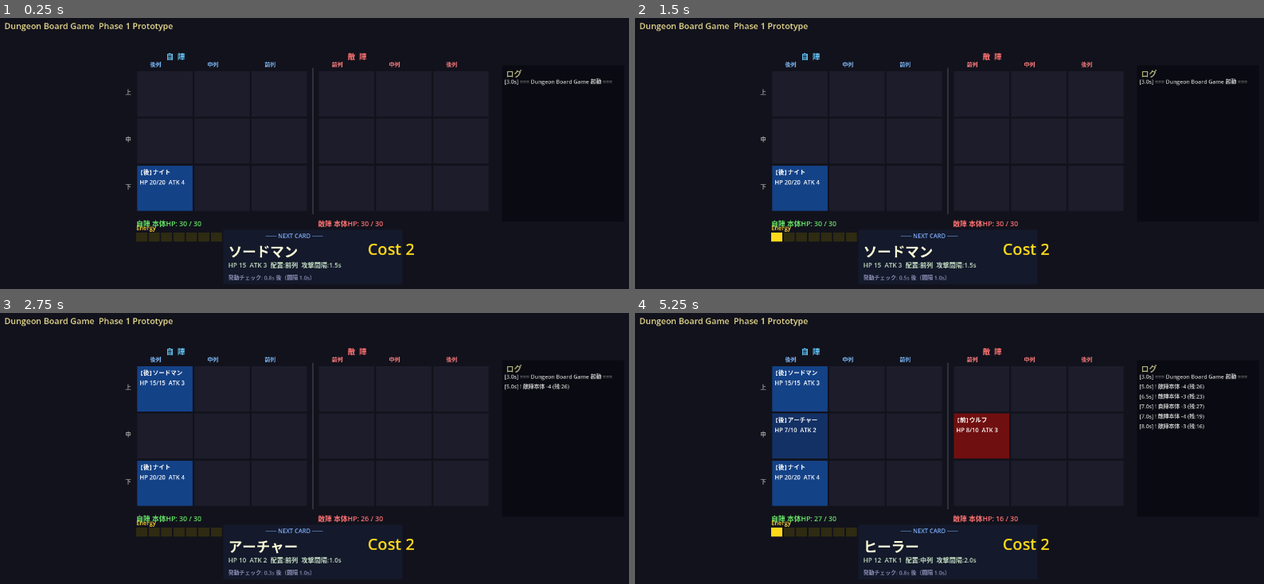
Above: before the commit, frames 1-4 (two rows, left to right).
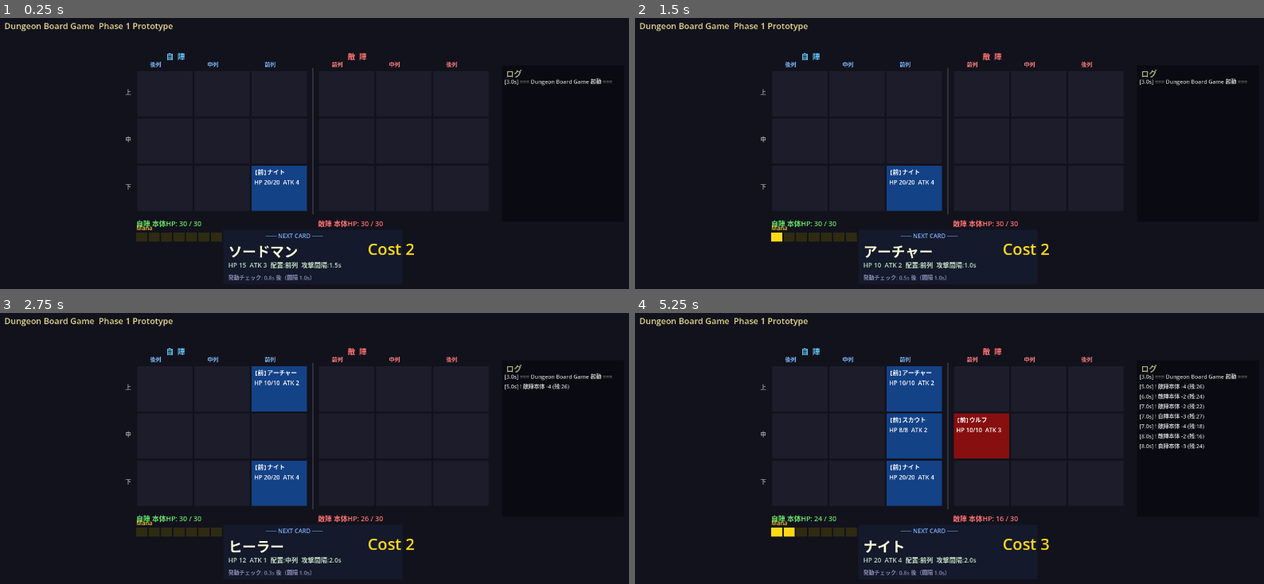
Above: after the commit, the same moments.

Repository: kazumak334-create/dungeon-board-game
Game: Godot game, scene res://scenes/Main.tscn
Two runs of this game, one before a commit and one after it. Both use one fixed random seed, a clock stepped at 60 frames per second and the inputs below.
Inputs:
- Up to frame 1 (0.25 s): no input
- Up to frame 2 (1.5 s): tap Enter at 0.5 s
- Up to frame 3 (2.75 s): tap Space at 2 s
- Up to frame 4 (5.25 s): tap Enter at 2.75 s; tap Space at 3.5 s

The runs differ from the first frame. In frame 1, 3.0% of the frame differs, in the area x 21-49%, y 54-79%; in frame 2, 3.2%; in frame 3, 6.1%; in frame 4, 9.6%, in the area x 21-91%, y 19-93%.

Commit message:
fix: energy→mana統一、マナ不足処理変更、自陣列インデックス逆転修正
- energy変数・UI表示・シグナルをすべてmanaに統一
- マナ不足時はマナ消費せずカードを捨て札送り（従来はマナ消費していた）
- 自陣front_col=2/敵陣front_col=0で戦闘処理を修正（視覚表示と一致）
- place_unitで自陣のassigned_colを2-colに変換して配置
- _on_unit_diedのログ表示col変換を追加
- CHANGELOG.md・CLAUDE.md追加

Co-Authored-By: Claude Sonnet 4.6 <noreply@anthropic.com>

Diff:
--- a/scripts/BoardManager.gd
+++ b/scripts/BoardManager.gd
@@ -24,6 +24,8 @@
 
 func place_unit(side: int, unit_data: Object) -> bool:
 	var col: int = unit_data.assigned_col
+	if side == 0:
+		col = 2 - col  # 自陣は前列=col2なのでインデックスを反転
 	var rows: Array = [0, 1, 2]
 	rows.shuffle()
 	for row in rows:
@@ -47,21 +49,24 @@
 func process_combat(delta: float, base_hp: Array) -> void:
 	for side in range(2):
 		var enemy_side: int = 1 - side
+		# 自陣の前列はcol2、敵陣の前列はcol0
+		var front_col: int = 2 if side == 0 else 0
 		for row in range(3):
-			var unit = board[side][row][0]
+			var unit = board[side][row][front_col]
 			if unit == null:
 				continue
-			attack_timers[side][row][0] -= delta
-			if attack_timers[side][row][0] <= 0.0:
-				attack_timers[side][row][0] = unit.attack_interval
-				_do_attack(side, row, unit, enemy_side, base_hp)
+			attack_timers[side][row][front_col] -= delta
+			if attack_timers[side][row][front_col] <= 0.0:
+				attack_timers[side][row][front_col] = unit.attack_interval
+				_do_attack(side, row, front_col, unit, enemy_side, base_hp)
 
-func _do_attack(side: int, row: int, attacker: Object, enemy_side: int, base_hp: Array) -> void:
-	var target = board[enemy_side][row][0]
+func _do_attack(side: int, row: int, col: int, attacker: Object, enemy_side: int, base_hp: Array) -> void:
+	var enemy_front_col: int = 2 if enemy_side == 0 else 0
+	var target = board[enemy_side][row][enemy_front_col]
 	if target != null:
 		target.take_damage(attacker.attack)
 		if not target.is_alive():
-			remove_unit(enemy_side, row, 0)
+			remove_unit(enemy_side, row, enemy_front_col)
 	else:
 		base_hp[enemy_side] = max(0, base_hp[enemy_side] - attacker.attack)
 		emit_signal("base_damaged", enemy_side, attacker.attack)
--- a/scripts/DeckManager.gd
+++ b/scripts/DeckManager.gd
@@ -2,9 +2,9 @@
 class_name DeckManager
 extends Node
 
-var energy: float = 3.0
-const ENERGY_MAX: float = 10.0
-const ENERGY_REGEN: float = 1.0
+var mana: float = 3.0
+const MANA_MAX: float = 10.0
+const MANA_REGEN: float = 1.0
 
 var deck: Array = []
 
@@ -13,7 +13,7 @@
 var _check_timer: float = 0.0
 
 signal card_played(unit: Object)
-signal energy_changed(current: float)
+signal mana_changed(current: float)
 
 func _ready() -> void:
 	_build_default_deck()
@@ -41,9 +41,9 @@
 	deck.shuffle()
 
 func process_deck(delta: float, board: Node) -> void:
-	# エネルギー毎フレーム回復
-	energy = min(ENERGY_MAX, energy + ENERGY_REGEN * delta)
-	emit_signal("energy_changed", energy)
+	# マナ毎フレーム回復
+	mana = min(MANA_MAX, mana + MANA_REGEN * delta)
+	emit_signal("mana_changed", mana)
 
 	# 発動チェックは check_interval ごと
 	_check_timer -= delta
@@ -54,12 +54,16 @@
 	if deck.is_empty():
 		return
 	var top = deck[0]
-	if energy >= top.cost:
-		energy -= top.cost
+	if mana < top.cost:
+		# マナ不足：消費せずに捨て札（末尾）へ送る
 		deck.remove_at(0)
-		board.place_unit(0, top)
-		emit_signal("card_played", top)
 		deck.append(top)
+		return
+	mana -= top.cost
+	deck.remove_at(0)
+	board.place_unit(0, top)
+	emit_signal("card_played", top)
+	deck.append(top)
 
 func get_next_card() -> Object:
 	if deck.is_empty():
--- a/scripts/Main.gd
+++ b/scripts/Main.gd
@@ -37,8 +37,8 @@
 var cell_rects:  Array = []
 var cell_labels: Array = []
 
-var energy_bar_cells: Array = []  # エネルギーバー格子
-var energy_value_label: Label
+var mana_bar_cells: Array = []  # マナバー格子
+var mana_value_label: Label
 var next_card_panel: ColorRect
 var next_card_name_label: Label
 var next_card_detail_label: Label
@@ -181,8 +181,8 @@
 	enemy_base_label.modulate = Color(1.0, 0.45, 0.45)
 	add_child(enemy_base_label)
 
-	# ---- エネルギーバー ----
-	_build_energy_bar()
+	# ---- マナバー ----
+	_build_mana_bar()
 
 	# ---- 次カードパネル ----
 	_build_next_card_panel()
@@ -215,31 +215,31 @@
 	game_over_label.visible  = false
 	add_child(game_over_label)
 
-func _build_energy_bar() -> void:
+func _build_mana_bar() -> void:
 	var bar_y: int = BOARD_TOP + 3 * CELL_H + 42
 	var bar_x: int = _cell_x(0, 0)
 
 	var bar_title := Label.new()
-	bar_title.text     = "Energy"
+	bar_title.text     = "Mana"
 	bar_title.position = Vector2(bar_x, bar_y - 18)
 	bar_title.add_theme_font_size_override("font_size", 12)
 	bar_title.modulate = Color(1.0, 0.85, 0.2)
 	add_child(bar_title)
 
-	energy_bar_cells = []
+	mana_bar_cells = []
 	for i in range(10):
 		var cell := ColorRect.new()
 		cell.size     = Vector2(22, 18)
 		cell.position = Vector2(bar_x + i * 25, bar_y)
 		cell.color    = Color(0.2, 0.2, 0.1)
 		add_child(cell)
-		energy_bar_cells.append(cell)
-
-	energy_value_label = Label.new()
-	energy_value_label.position = Vector2(bar_x + 10 * 25 + 6, bar_y)
-	energy_value_label.add_theme_font_size_override("font_size", 13)
-	energy_value_label.modulate = Color(1.0, 0.9, 0.3)
-	add_child(energy_value_label)
+		mana_bar_cells.append(cell)
+
+	mana_value_label = Label.new()
+	mana_value_label.position = Vector2(bar_x + 10 * 25 + 6, bar_y)
+	mana_value_label.add_theme_font_size_override("font_size", 13)
+	mana_value_label.modulate = Color(1.0, 0.9, 0.3)
+	add_child(mana_value_label)
 
 func _build_next_card_panel() -> void:
 	# 次カードパネル：盤面下部中央
@@ -338,7 +338,7 @@
 func _update_ui() -> void:
 	_update_cells()
 	_update_base_hp()
-	_update_energy()
+	_update_mana()
 	_update_next_card()
 
 func _update_cells() -> void:
@@ -369,15 +369,15 @@
 	player_base_label.text = "自陣 本体HP: %d / 30" % base_hp[0]
 	enemy_base_label.text  = "敵陣 本体HP: %d / 30" % base_hp[1]
 
-func _update_energy() -> void:
-	var filled: int = int(deck_manager.energy)
+func _update_mana() -> void:
+	var filled: int = int(deck_manager.mana)
 	for i in range(10):
-		var cell: ColorRect = energy_bar_cells[i]
+		var cell: ColorRect = mana_bar_cells[i]
 		if i < filled:
 			cell.color = Color(1.0, 0.85, 0.1)
 		else:
 			cell.color = Color(0.18, 0.17, 0.07)
-	energy_value_label.text = "%.1f / 10" % deck_manager.energy
+	mana_value_label.text = "%.1f / 10" % deck_manager.mana
 
 func _update_next_card() -> void:
 	var next = deck_manager.get_next_card()
@@ -395,7 +395,7 @@
 
 	# コスト表示：足りているかで色変化
 	next_card_cost_label.text = "Cost %d" % next.cost
-	if deck_manager.energy >= next.cost:
+	if deck_manager.mana >= next.cost:
 		next_card_cost_label.modulate = Color(0.3, 1.0, 0.4)   # 緑=発動可能
 	else:
 		next_card_cost_label.modulate = Color(1.0, 0.85, 0.1)  # 黄=待機中
@@ -412,8 +412,10 @@
 # ---- シグナルハンドラ ----
 func _on_unit_died(side: int, row: int, col: int) -> void:
 	var side_name: String = "自陣" if side == 0 else "敵陣"
+	# 自陣はcol2=前列なので表示用インデックスに変換
+	var display_col: int = (2 - col) if side == 0 else col
 	var col_names: Array  = ["前列", "中列", "後列"]
-	_add_log("倒 %s %d行%s" % [side_name, row + 1, col_names[col]])
+	_add_log("倒 %s %d行%s" % [side_name, row + 1, col_names[display_col]])
 
 func _on_base_damaged(side: int, amount: int) -> void:
 	var side_name: String = "自陣" if side == 0 else "敵陣"
Not shown, added: CHANGELOG.md
Not shown, added: CLAUDE.md
